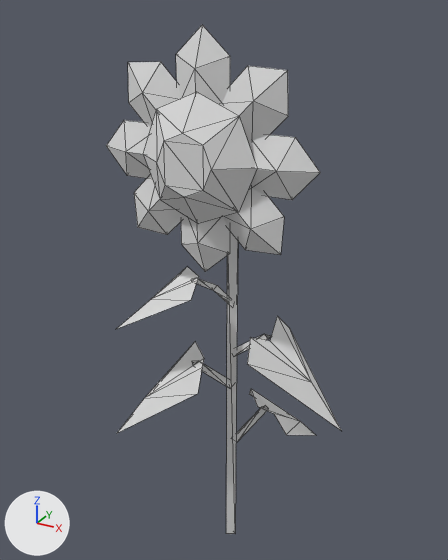
Two versions of the glTF model public/models/sunflower.glb, one commit apart.
Before and after are seen from a 50 mm lens placed at (0.797, -1.508, 1.75), pointed at (-0.051, 0.033, 0.979). The lights are fixed; the arrows at lower left show +X, +Y and +Z. Mesh edges are drawn as thin lines. Where no turn or scale is listed for an object, it has been applied to the vertices.

Names of what the first picture shows: 'sunflower'.
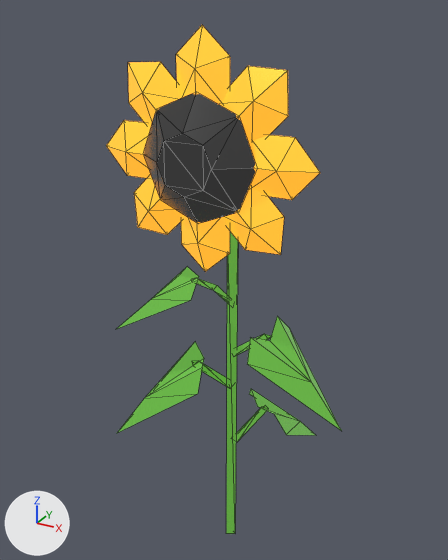
Edits to the bpy script that builds the scene:
```text
Add img_base:
    img_base = load_image('base', '_unpacked/base', 1024, 1024, 'sRGB')
Add mat_lowpoly_colors_001:
    mat_lowpoly_colors_001 = bpy.data.materials.new('LOWPOLY-COLORS.001')
    # uses the picture img_base
Change me_sunflower:
    where me_sunflower.from_pydata(...)  # 180 vertices, 222 faces; spans x -0.32..0.38, y -0.25..0.28, z 0.0..1.71
    remove me_sunflower.materials.append(mat_lowpoly_colors)  # white #e7e7e7
    add me_sunflower.materials.append(mat_lowpoly_colors_001)
```

Location of each change, (x1, y1, x2, y2) in pixels of the pictures (448 x 560 px):
'sunflower', recoloured: (106, 25, 342, 534) in both
